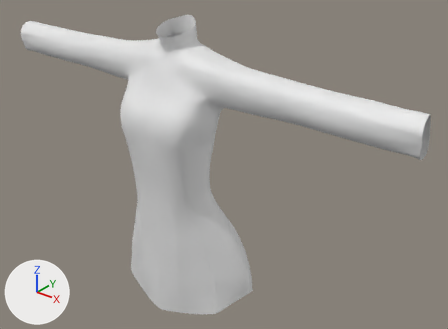
The Blender file Zhonja.blend as it was, and as the next commit left it.
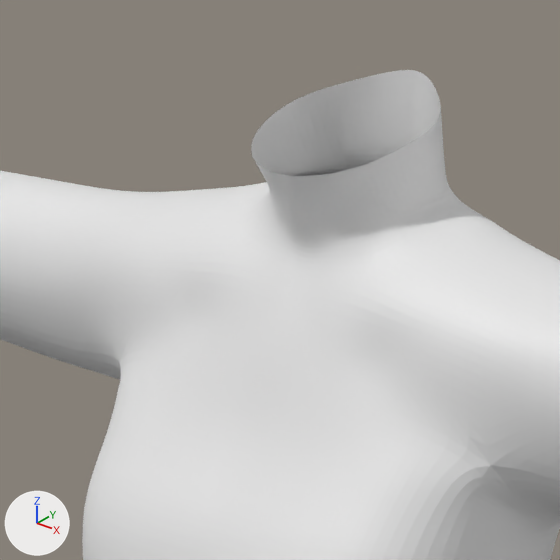
There are two pictures of each version: one whole from a 50 mm lens placed at (2.05, -1.91, 1.8), pointed at (0.16, 0.45, 0.33), one close up on the part from 23% to 49% of the width and 0% to 36% of the height. Arrows for +X, +Y and +Z are at lower left; the lights stay in place. The same objects are shown in both versions, whatever each file hides.
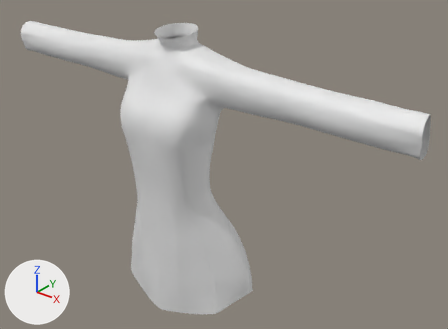
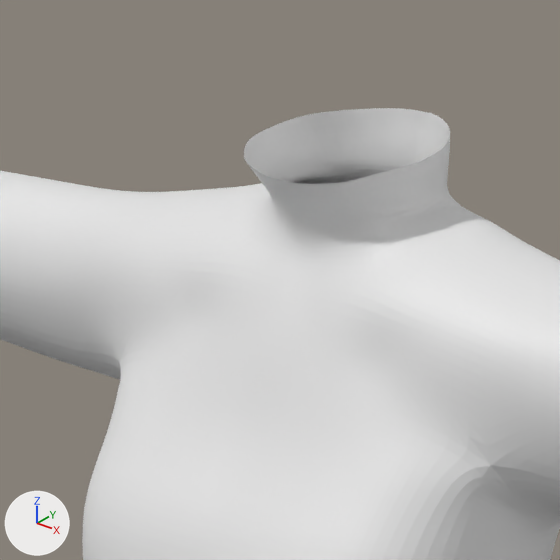
Pixel boxes [x1, y1, x2, y2] of what changed, in the close-ups (560 x 560 px; the box of a moved part takes in the faces that stretch with it):
'Plane.003', reshaped
    before: [0, 70, 560, 560]
    after: [0, 108, 560, 560]
part 1 of me_plane_002, moved or reshaped
    before: [251, 70, 460, 244]
    after: [244, 108, 461, 244]

Edits to the bpy script that builds the scene:
```text
Change me_plane_002:
    used by ob_plane_003; location = (0.0, 0.0, 1.113); rotation_euler = (1.571, 0.0, 0.0), in degrees (90, 0, 0)
    remove me_plane_002.from_pydata(...)  # 596 vertices, 552 faces; spans x 0.0..1.28, y -1.63..0.01, z -0.59..-0.03
    add me_plane_002.from_pydata(...)  # 596 vertices, 552 faces; spans x 0.0..1.28, y -1.63..-0.03, z -0.59..-0.03
    me_plane_002 part 1: 37 of 596 vertices moved; they spanned x 0.0..0.1, y -0.11..0.01, z -0.39..-0.18 and now span x 0.0..0.11, y -0.12..-0.03, z -0.4..-0.19; mean shift (0.0, -0.01, 0.0); largest move (0.0, 0.01, -0.39) -> (0.0, -0.03, -0.4)
```
